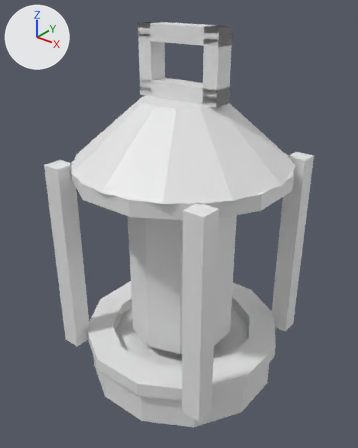
Before and after pictures for a commit that changed the OBJ model src/main/resources/assets/sqdecor/models/block/lamp/mechanical_lantern.obj.
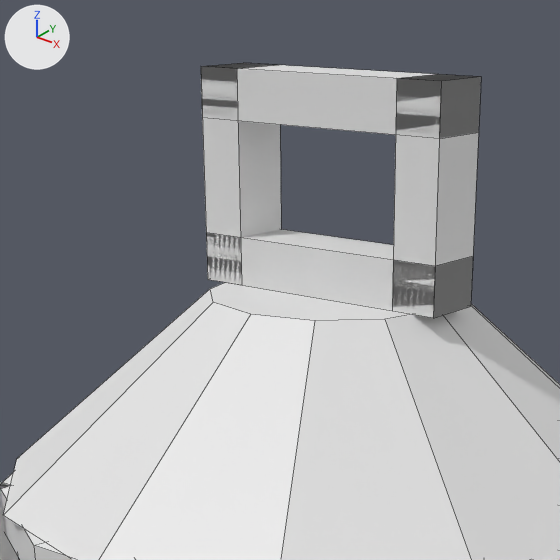
There are two pictures of each version: one whole from a 50 mm lens placed at (0.727, -0.924, 1.019), pointed at (-0.002, -0.012, 0.453), one close up on the part from 20% to 72% of the width and 0% to 42% of the height. Arrows for +X, +Y and +Z are at upper left; the lights stay in place. The older version's two pictures come first. The close-ups show mesh edges as thin lines. Where no turn or scale is listed for an object, it has been applied to the vertices. Vertices at exactly the same position are counted once.

Before the edit, the objects in view are built like this:
```python
me_case2_10 = bpy.data.meshes.new('case2 10')
me_case2_10.from_pydata(...)  # a box spanning x -0.112..0.112, y -0.025..0.025, z 0.9..0.938
# before: 0 (0.112, 0.025, 0.938) at pixel (481, 76), 1 (0.112, -0.025, 0.938) at pixel (441, 81), 2 (0.112, -0.025, 0.9) at pixel (439, 138), 3 (0.112, 0.025, 0.9) at pixel (478, 132), 4 (-0.112, -0.025, 0.938) at pixel (200, 66)
# before: 5 (-0.112, 0.025, 0.938) at pixel (243, 62), 6 (-0.112, 0.025, 0.9), 7 (-0.112, -0.025, 0.9) at pixel (202, 117)
me_case2_6 = bpy.data.meshes.new('case2 6')
me_case2_6.from_pydata(...)  # 48 vertices, 48 faces; spans x -0.266..0.266, y -0.266..0.266, z 0.587..0.625
me_case2_7 = bpy.data.meshes.new('case2 7')
me_case2_7.from_pydata(...)  # a box spanning x -0.112..0.112, y -0.025..0.025, z 0.775..0.812
# before: 0 (0.112, 0.025, 0.812) at pixel (473, 256), 1 (0.112, -0.025, 0.812) at pixel (435, 266), 2 (0.112, -0.025, 0.775) at pixel (433, 318), 3 (0.112, 0.025, 0.775) at pixel (470, 306), 4 (-0.112, -0.025, 0.812) at pixel (206, 232)
# before: 5 (-0.112, 0.025, 0.812), 6 (-0.112, 0.025, 0.775), 7 (-0.112, -0.025, 0.775) at pixel (207, 279)
me_case2_8 = bpy.data.meshes.new('case2 8')
me_case2_8.from_pydata(...)  # a box spanning x -0.112..-0.075, y -0.025..0.025, z 0.775..0.938
# before: 0 (-0.075, 0.025, 0.938) at pixel (279, 65), 1 (-0.075, -0.025, 0.938) at pixel (236, 68), 2 (-0.075, -0.025, 0.775) at pixel (241, 285), 3 (-0.075, 0.025, 0.775), 4 (-0.112, -0.025, 0.938) at pixel (200, 66)
# before: 5 (-0.112, 0.025, 0.938) at pixel (243, 62), 6 (-0.112, 0.025, 0.775), 7 (-0.112, -0.025, 0.775) at pixel (207, 279)
me_case2_9 = bpy.data.meshes.new('case2 9')
me_case2_9.from_pydata(...)  # a box spanning x 0.075..0.112, y -0.025..0.025, z 0.775..0.938
# before: 0 (0.112, 0.025, 0.938) at pixel (481, 76), 1 (0.112, -0.025, 0.938) at pixel (441, 81), 2 (0.112, -0.025, 0.775) at pixel (433, 318), 3 (0.112, 0.025, 0.775) at pixel (470, 306), 4 (0.075, -0.025, 0.938) at pixel (396, 78)
# before: 5 (0.075, 0.025, 0.938) at pixel (437, 74), 6 (0.075, 0.025, 0.775), 7 (0.075, -0.025, 0.775) at pixel (392, 311)
ob_case2_10 = bpy.data.objects.new('case2 10', me_case2_10)
ob_case2_10.location = (0.0, 0.0, 0.0)
ob_case2_6 = bpy.data.objects.new('case2 6', me_case2_6)
ob_case2_6.location = (0.0, 0.0, 0.0)
ob_case2_7 = bpy.data.objects.new('case2 7', me_case2_7)
ob_case2_7.location = (0.0, 0.0, 0.0)
ob_case2_8 = bpy.data.objects.new('case2 8', me_case2_8)
ob_case2_8.location = (0.0, 0.0, 0.0)
ob_case2_9 = bpy.data.objects.new('case2 9', me_case2_9)
ob_case2_9.location = (0.0, 0.0, 0.0)
# also in view: 'case 2' at (0.0, 0.0, 0.7)
```
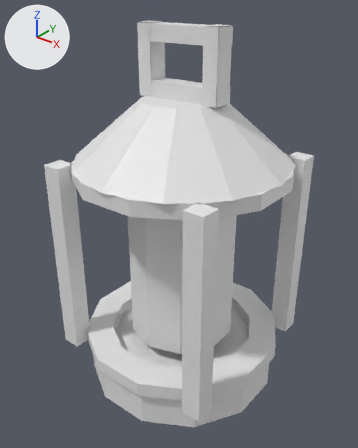
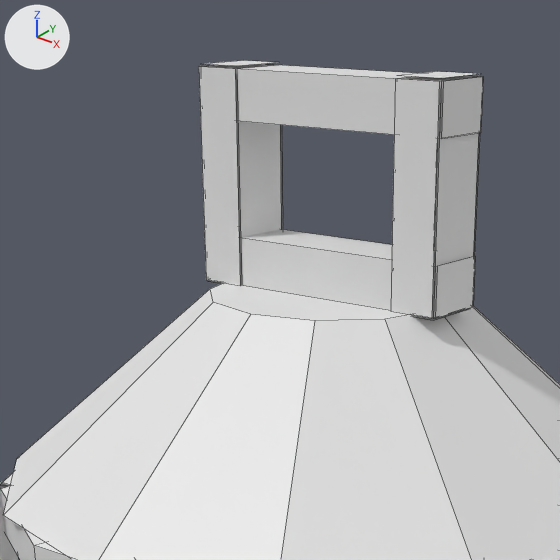
Pixel boxes [x1, y1, x2, y2] of what changed, in the close-ups (560 x 560 px; the box of a moved part takes in the faces that stretch with it):
'case2 9', reshaped
    before: [392, 74, 481, 318]
    after: [391, 71, 482, 321]
'case2 10', reshaped
    before: [201, 64, 481, 139]
    after: [199, 64, 483, 139]
'case2 7', reshaped
    before: [206, 229, 473, 318]
    after: [204, 226, 475, 318]
'case2 8', reshaped
    before: [201, 63, 281, 285]
    after: [199, 60, 283, 286]
part 1 of me_case2_10, moved or reshaped
    before: [439, 77, 481, 139]
    after: [199, 65, 483, 139]
part 2 of me_case2_7, moved or reshaped
    before: [433, 256, 473, 318]
    after: [204, 232, 475, 318]
part 3 of me_case2_8, moved or reshaped
    before: [201, 63, 272, 285]
    after: [199, 60, 283, 286]
part 4 of me_case2_9, moved or reshaped
    before: [392, 74, 479, 317]
    after: [391, 71, 482, 321]

The change, as a diff of the scene's bpy script:
```diff
--- a/src/main/resources/assets/sqdecor/models/block/lamp/mechanical_lantern.obj.py
+++ b/src/main/resources/assets/sqdecor/models/block/lamp/mechanical_lantern.obj.py
@@ me_case2_10 @@
 # verts and faces of me_case2_10; kept vertices keep their numbers, new ones are numbered from 8
-me_case2_10.from_pydata(...)  # 8 vertices, 6 faces; spans x -0.112..0.112, y -0.025..0.025, z 0.9..0.938
+me_case2_10.from_pydata(...)  # 16 vertices, 6 faces; spans x -0.114..0.114, y -0.025..0.025, z 0.9..0.938
+# me_case2_10 part 1
+delete_faces([(0, 1, 2, 3), (4, 5, 6, 7)])
+verts[8] = (0.114, -0.025, 0.938)  # pixel (443, 81)
+verts[9] = (0.114, -0.025, 0.9)  # pixel (441, 138)
+verts[10] = (-0.114, -0.025, 0.938)  # pixel (198, 66)
+verts[11] = (-0.114, -0.025, 0.9)  # pixel (200, 117)
+for new, old in zip([*range(12, 16)], [*range(8, 12)]): verts[new] = verts[old] + (0.0, 0.05, 0.0)
+faces += [(8, 9, 13, 12), (10, 14, 15, 11)]
@@ me_case2_7 @@
 # verts and faces of me_case2_7; kept vertices keep their numbers, new ones are numbered from 8
-me_case2_7.from_pydata(...)  # 8 vertices, 6 faces; spans x -0.112..0.112, y -0.025..0.025, z 0.775..0.812
+me_case2_7.from_pydata(...)  # 16 vertices, 6 faces; spans x -0.114..0.114, y -0.025..0.025, z 0.775..0.812
+# me_case2_7 part 2
+delete_faces([(0, 1, 2, 3), (4, 5, 6, 7)])
+verts[8] = (0.114, -0.025, 0.812)  # pixel (437, 266)
+verts[9] = (0.114, -0.025, 0.775)  # pixel (435, 318)
+verts[10] = (-0.114, -0.025, 0.812)  # pixel (204, 232)
+verts[11] = (-0.114, -0.025, 0.775)  # pixel (206, 279)
+for new, old in zip([*range(12, 16)], [*range(8, 12)]): verts[new] = verts[old] + (0.0, 0.05, 0.0)
+faces += [(8, 9, 13, 12), (10, 14, 15, 11)]
@@ me_case2_8 @@
 # verts and faces of me_case2_8; kept vertices keep their numbers, new ones are numbered from 8
-me_case2_8.from_pydata(...)  # 8 vertices, 6 faces; spans x -0.112..-0.075, y -0.025..0.025, z 0.775..0.938
+me_case2_8.from_pydata(...)  # 24 vertices, 6 faces; spans x -0.112..-0.075, y -0.027..0.027, z 0.773..0.939
+# me_case2_8 part 3
+delete_faces([(0, 5, 4, 1), (2, 7, 6, 3), (1, 4, 7, 2), (0, 3, 6, 5)])
+verts[8] = (-0.112, -0.025, 0.939)
+verts[9] = (-0.112, 0.025, 0.939)  # pixel (243, 60)
+verts[10] = (-0.112, 0.025, 0.773)
+verts[11] = (-0.112, -0.025, 0.773)  # pixel (207, 281)
+verts[12] = (-0.112, -0.027, 0.938)  # pixel (198, 66)
+verts[13] = (-0.112, -0.027, 0.775)  # pixel (206, 279)
+verts[14] = (-0.112, 0.027, 0.938)
+verts[15] = (-0.112, 0.027, 0.775)
+for new, old in zip([*range(16, 24)], [*range(8, 16)]): verts[new] = verts[old] + (0.037, 0.0, 0.0)
+faces += [(8, 16, 17, 9), (10, 18, 19, 11), (12, 13, 21, 20), (14, 22, 23, 15)]
@@ me_case2_9 @@
 # verts and faces of me_case2_9; kept vertices keep their numbers, new ones are numbered from 8
-me_case2_9.from_pydata(...)  # 8 vertices, 6 faces; spans x 0.075..0.112, y -0.025..0.025, z 0.775..0.938
+me_case2_9.from_pydata(...)  # 24 vertices, 6 faces; spans x 0.075..0.112, y -0.027..0.027, z 0.773..0.939
+# me_case2_9 part 4
+delete_faces([(0, 5, 4, 1), (2, 7, 6, 3), (1, 4, 7, 2), (0, 3, 6, 5)])
+verts[8] = (0.075, -0.025, 0.939)  # pixel (396, 75)
+verts[9] = (0.075, 0.025, 0.939)  # pixel (437, 71)
+verts[10] = (0.075, 0.025, 0.773)
+verts[11] = (0.075, -0.025, 0.773)
+verts[12] = (0.075, -0.027, 0.938)  # pixel (395, 78)
+verts[13] = (0.075, -0.027, 0.775)  # pixel (390, 311)
+verts[14] = (0.075, 0.027, 0.938)
+verts[15] = (0.075, 0.027, 0.775)
+for new, old in zip([*range(16, 24)], [*range(8, 16)]): verts[new] = verts[old] + (0.037, 0.0, 0.0)
+faces += [(8, 16, 17, 9), (10, 18, 19, 11), (12, 13, 21, 20), (14, 22, 23, 15)]
```
